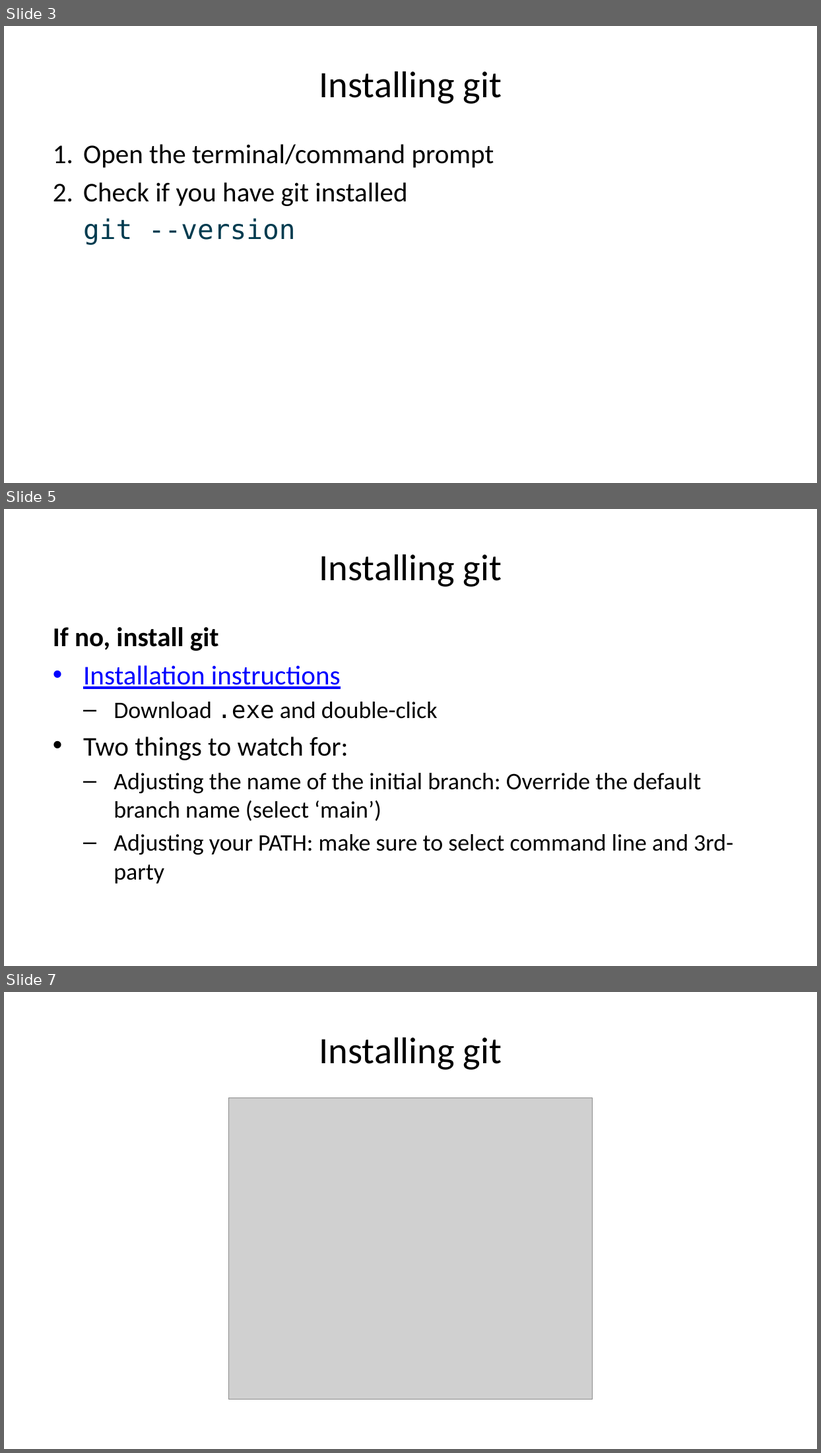
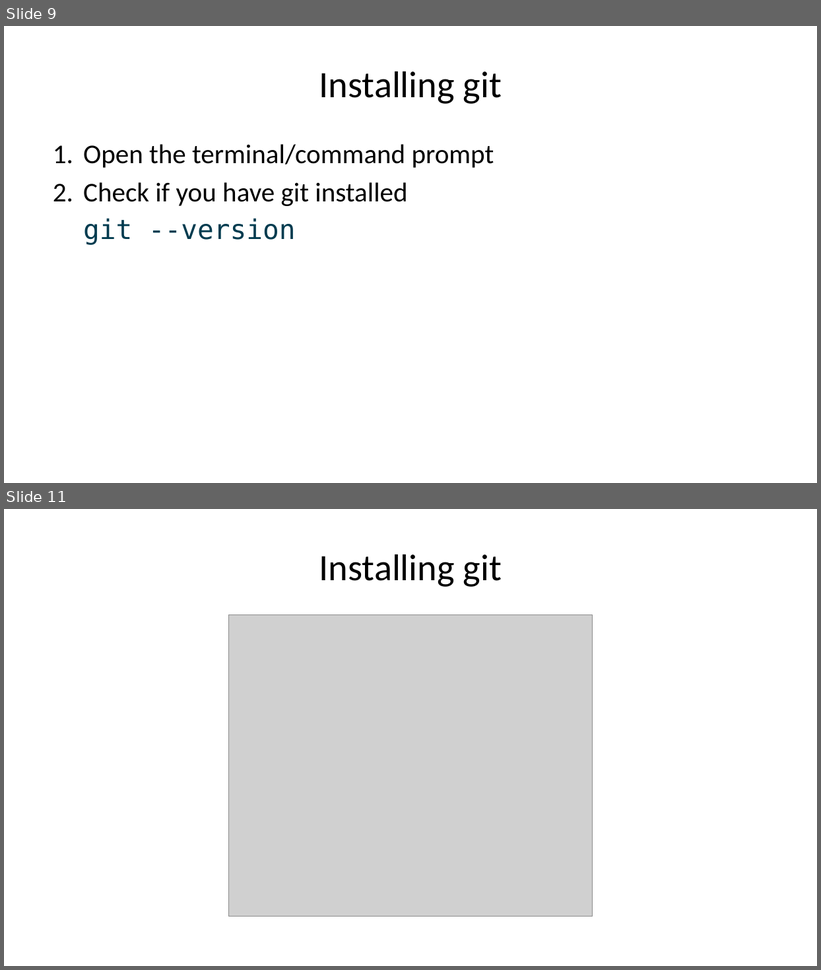
Before and after one commit to jrspringman/psci3200-globaldev, a slide deck: docs/slides/lees-git.pptx. Shown one above the other, each under a label of ours: slides 3, 5 and 7 before the commit, slides 9 and 11 after it; the slides between them are not shown. The pictures are 821x1453 and 821x970 pixels, drawn with LibreOffice and Linux fonts; fonts in the diff are those of the drawing; grey boxes stand for pictures. Boxes give left, top, right and bottom in pixels: in the first picture for what was removed or moved away, otherwise in the second. Text is boxed around its words. In the diff, an @@ line names an element or a change of style, - is before the commit and + after.

```diff
--- a/docs/slides/lees-git.pptx
+++ b/docs/slides/lees-git.pptx
@@ slide 5 removed at [4,509,817,966], background #FFFFFF @@
@@ title removed at [319,554,502,587] @@
-Installing git
@@ text removed at [53,627,733,884] @@
-If no, install git
-• Installation instructions
-  – Download .exe and double-click
-• Two things to watch for:
-  – Adjusting the name of the initial branch: Override the default branch name (select ‘main’)
-  – Adjusting your PATH: make sure to select command line and 3rd-party
@@ what was slide 3 is now slide 9 @@
@@ what was slide 7 is now slide 11 @@
```
Also in this commit, not shown: 8 slides changed, 11 slides added, 20 other slides removed, 16 other files.
